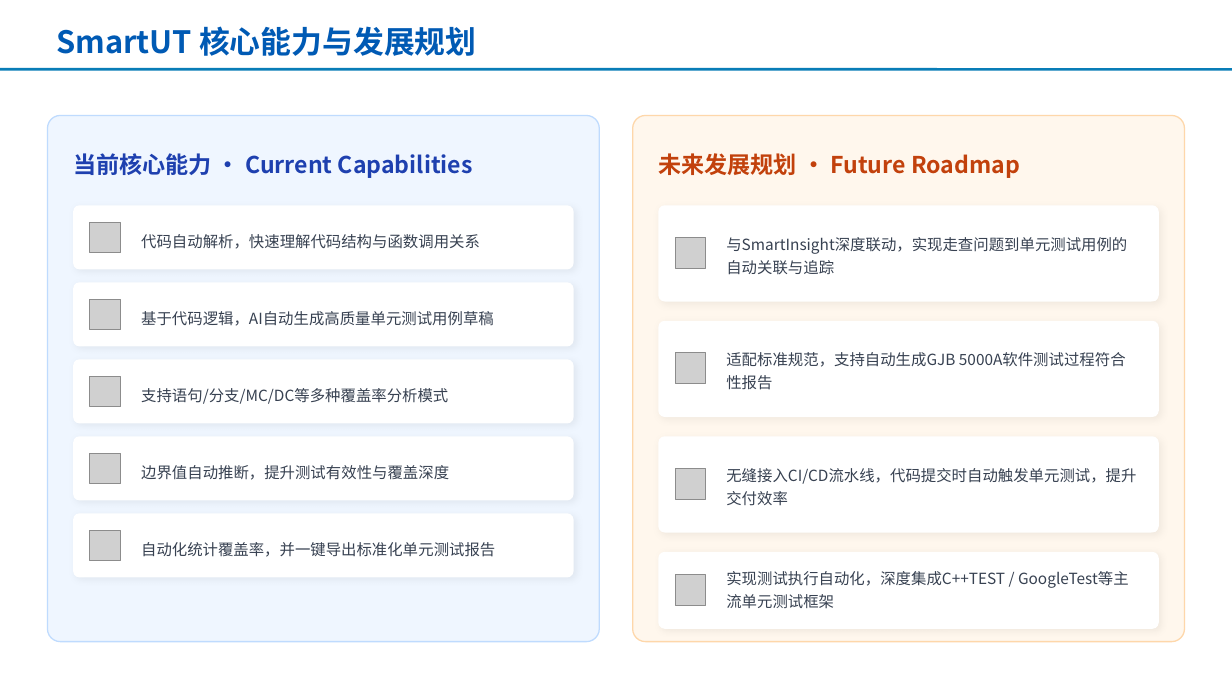
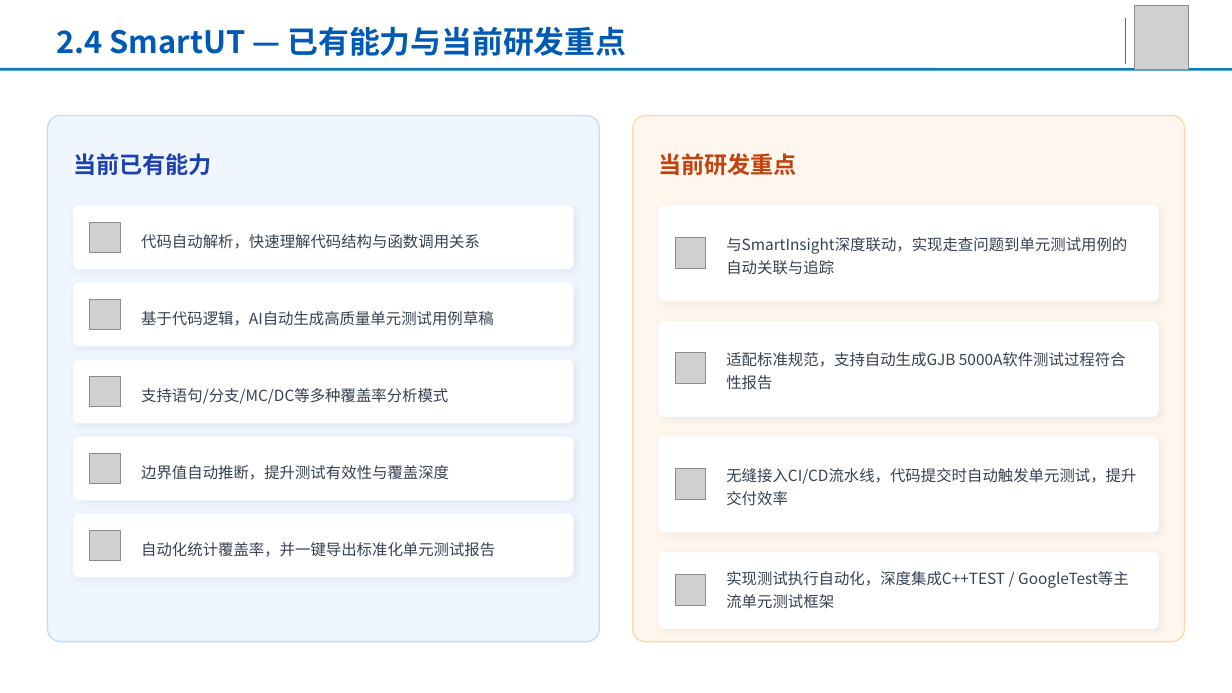
Before and after one commit to AgentForSE/.github, a slide deck: slide 19 of 基于AgentForSE五大智能体的装备软件智能研发平台-0.1.pptx (slide 23 before the commit). Drawn at 1232x693 pixels with LibreOffice and Linux fonts; fonts in the diff are those of the drawing; grey boxes stand for pictures. Boxes give left, top, right and bottom in pixels: in the first picture for what was removed or moved away, otherwise in the second. Text is boxed around its words. In the diff, an @@ line names an element or a change of style, - is before the commit and + after.

Commit message:
更新基于AgentForSE五大智能体的装备软件智能研发平台PPT

```diff
--- a/基于AgentForSE五大智能体的装备软件智能研发平台-0.1.pptx
+++ b/基于AgentForSE五大智能体的装备软件智能研发平台-0.1.pptx
@@ text at (56,26,627,56): text changed @@
-SmartUT 核心能力与发展规划
+2.4 SmartUT — 已有能力与当前研发重点
@@ line added from (1126, 18) to (1126, 64), #097DB7 1 pt @@
@@ picture added at (1135,6,1189,69) @@
@@ text at (73,153,212,175): text changed @@
-当前核心能力 · Current Capabilities
+当前已有能力
@@ text at (658,153,797,175): text changed @@
-未来发展规划 · Future Roadmap
+当前研发重点
```
Also in this commit, not shown: 24 other slides changed, 2 slides added, 14 slides removed.
